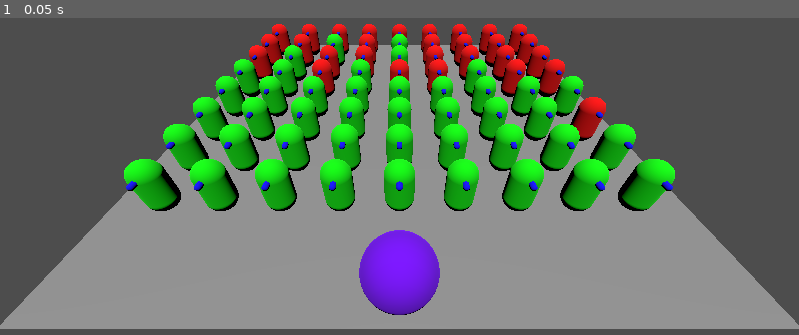
Above: before the commit, frame 1.
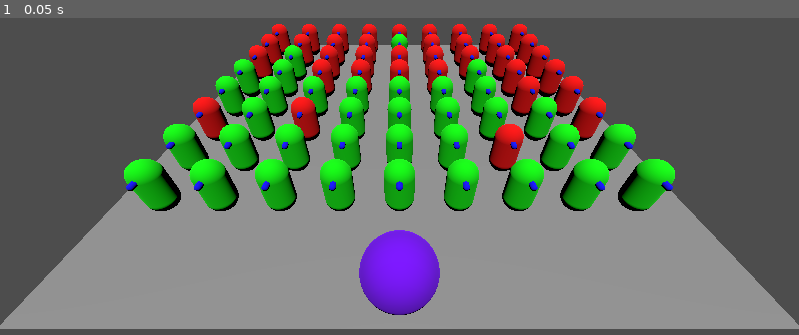
Above: after the commit, the same moment.

Repository: benwitte/Standing-Ovation-Problem
Game: Godot game, scene res://playgrounds/test_arena.tscn
The game is run twice, just before and just after one commit, with the same random seed, the same clock (stepped at 60 frames per second) and the same inputs. The project has no main scene, so this scene is started directly.
Inputs:
- Up to frame 1 (0.05 s): no input

The runs differ from the first frame. In frame 1, 2.0% of the frame differs, in the area x 24-74%, y 5-48%.

Commit message:
updating to include performer influence in standing pressure, plus other minor changes

Diff:
--- a/agent/agent_behavior.gd
+++ b/agent/agent_behavior.gd
@@ -67,8 +67,6 @@
 
 func _ready() -> void:
 	neighbor_weight = randf_range(0.3, 0.7)
-
-
 
 	# set max distance - doing this manually, so will need to change if I change
 	# the size of the CollisionPolygon3D
@@ -76,7 +74,6 @@
 	max_distance = sqrt(18**2 + 12**2)
 
 	performance_with_decay = agent_input.performance_rating
-
 
 
 	await get_tree().process_frame
@@ -184,9 +181,9 @@
 		#print("neighbor_pressure: " + str(neighbor_pressure))
 		#print("neighbor_weight: " + str(neighbor_weight))
 		if agents_array_of_dicts.size() == 0:
-			total_stand_pressure = neighbor_weight * neighbor_pressure
+			total_stand_pressure = neighbor_weight * neighbor_pressure + agent_input.performer_influence
 		else:
-			total_stand_pressure = funnel_pressure + neighbor_weight * neighbor_pressure
+			total_stand_pressure = funnel_pressure + neighbor_weight * neighbor_pressure + agent_input.performer_influence
 
 		total_sit_pressure = 1 - total_stand_pressure
 		#print("total_stand_pressure: " + str(total_stand_pressure))
@@ -196,7 +193,7 @@
 		update_standing(neighbors_array_of_dicts)
 		#print("performance rating: " + str(performance_with_decay))
 	else:
-		agent_input.is_standing == false
+		agent_input.is_standing = false
 
 
 
@@ -257,9 +254,12 @@
 
 func calc_funnel_pressure():
 	var temp: float = 0
-	for i in agents_array_of_dicts:
-		temp += int(i.is_standing) * i.funnel_weight
-	return temp/agents_array_of_dicts.size()
+	if agents_array_of_dicts.size() > 0:
+		for i in agents_array_of_dicts:
+			temp += int(i.is_standing) * i.funnel_weight
+		return temp/agents_array_of_dicts.size()
+	else:
+		return 0
 
 func calc_neighbor_pressure():
 	var temp: float = 0
--- a/agent/agent_input.gd
+++ b/agent/agent_input.gd
@@ -7,7 +7,7 @@
 
 var performance_rating: float
 
-var standing_threshold: float = .7
+var standing_threshold: float = .9
 
 var is_standing: bool = false
 
@@ -17,13 +17,14 @@
 
 var neighbor_weight: float = .5
 
-var funnel_pressure: float
-
 var neighbor_pressure: float
 
 # maximum distance from performer.
 ## Entered manually for now ##
-var max_performer_distance: float = 19.0
+var max_performer_distance: float = 18.78
+var min_performer_distance: float = 2.9
+
+var performer_influence: float
 
 # weight to adjust proximity from performer impact
 var proximity_weight: float
@@ -33,8 +34,8 @@
 
 
 func calc_performer_influence(performer_distance):
-	#var peformer_distance: float = distance_to_performer()
-	var proximity: float = 1.0 - performer_distance/max_performer_distance
+	# subtracting close to the minimum distance from performer to treat closest agent proximity as essentially 1.0
+	var proximity: float = 1.0 - (performer_distance-min_performer_distance)/(max_performer_distance-min_performer_distance)
 	return proximity * proximity_weight
 
 
@@ -43,15 +44,15 @@
 
 
 func calculate_proximity_weight():
-	proximity_weight = randf_range(0.5, 0.9)
+	proximity_weight = randf_range(0.7, 0.99)
 	#print("proximity weight: " + str(proximity_weight))
 
 func calculate_error():
-	error = randf_range(-.1, .1)
+	error = randf_range(-.3, .3)
 	#print(error)
 
-func calculate_performance_rating(performer_influence):
-	performance_rating = performance_quality + error + performer_influence
+func calculate_performance_rating(perf_influence):
+	performance_rating = performance_quality + error + perf_influence
 	#print(performance_rating)
 
 func agent_response():
@@ -60,10 +61,10 @@
 		#print(is_standing)
 
 func calculate_neighbor_pressure():
-	neighbor_weight = randf_range(.01, .2)
+	neighbor_weight = randf_range(.01, .4)
 
 func set_color(mesh):
-	if is_standing == true:
+	if is_standing:
 		mesh.set_surface_override_material(0, green)
 	else:
 		mesh.set_surface_override_material(0, red)
--- a/agent/get_input.gd
+++ b/agent/get_input.gd
@@ -20,13 +20,13 @@
 	new_input.calculate_proximity_weight()
 
 	var performer_distance = new_input.distance_to_performer(self.get_parent(), performer)
-	var performer_influence = new_input.calc_performer_influence(performer_distance)
+	new_input.performer_influence = new_input.calc_performer_influence(performer_distance)
 
 	new_input.calculate_error()
-	new_input.calculate_performance_rating(performer_influence)
+	new_input.calculate_performance_rating(new_input.performer_influence)
 	new_input.agent_response()
 	new_input.set_color(mesh)
-	print("performer influence: " + str(performer_influence))
+	print("performer influence: " + str(new_input.performer_influence))
 	print("rating: " + str(new_input.performance_rating))
 	print("standing? " + str(new_input.is_standing))
 
--- a/agent/simple_agent_behavior.gd
+++ b/agent/simple_agent_behavior.gd
@@ -4,11 +4,11 @@
 
 var error: float
 
-var performance_quality: float = .7
+var performance_quality: float = .5
 
 var performance_rating: float
 
-var standing_threshold: float = .5
+var standing_threshold: float = .8
 
 var is_standing: bool = false
 
